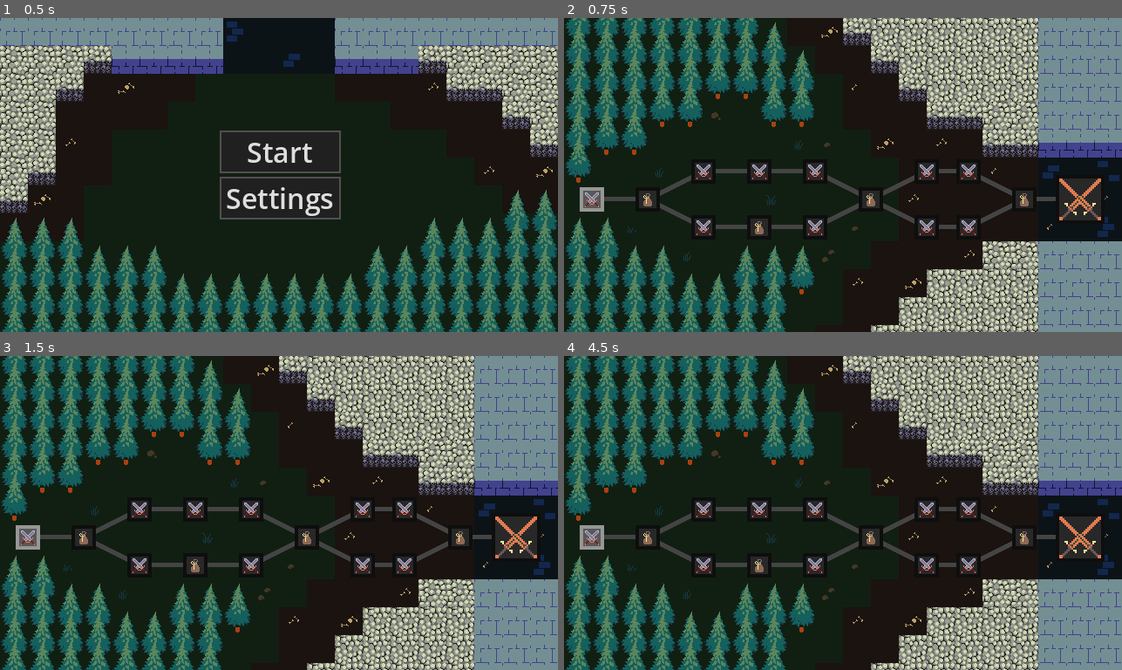
Above: before the commit, frames 1-4 (two rows, left to right).
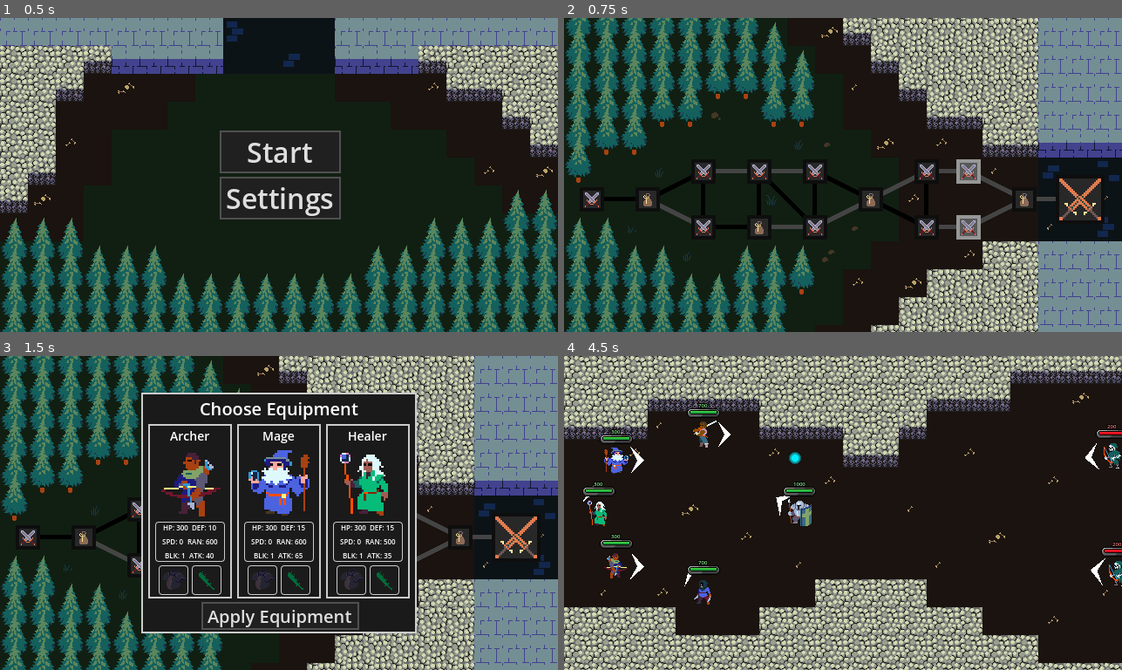
Above: after the commit, the same moments.

Repository: morie197/party_paranoia
Game: Godot game, scene res://main_menu.tscn
Two runs of this game, one before a commit and one after it. Both use one fixed random seed, a clock stepped at 60 frames per second and the inputs below.
Inputs (mouse positions are in pixels of both pictures, inside the frame that each line leads up to):
- Up to frame 1 (0.5 s): no input
- Up to frame 2 (0.75 s): click "Start" at 0.5 s
- Up to frame 3 (1.5 s): tap Enter at 1.25 s; move the mouse to (401, 497) at 1.27 s; press the mouse at (401, 497) at 1.28 s; hold D (right) from 1.28 s (still down)
- Up to frame 4 (4.5 s): right-click (965, 497) at 1.55 s; release D (right) at 2 s; release the mouse at (965, 497) at 2 s; click (843, 616) at 2 s, where only the run after the commit has a clickable "Apply Equipment"; tap Space at 2.75 s; move the mouse to (731, 528) at 2.77 s; hold S (down) 2.78-3.53 s; right-click (731, 528) at 2.85 s; click (731, 528) at 3.05 s; tap Enter at 3.5 s; move the mouse to (898, 443) at 3.52 s; press the mouse at (898, 443) at 3.53 s; hold D (right) 3.53-4.28 s; right-click (898, 443) at 3.8 s; move the mouse to (815, 575) at 4.27 s; release the mouse at (815, 575) at 4.28 s; hold W (up) from 4.28 s (still down); right-click (815, 575) at 4.35 s

Frame 1 is identical in both runs. In frame 2, 1.7% of the frame differs, in the area x 2-75%, y 45-71%; in frame 3, 17%; in frame 4, 60%, in the area x 0-100%, y 0-100%.

Commit message:
[Fix] Enemies only attack in ground range; final boss traitor is unaffected

Diff:
--- a/character_components/general_components/character.gd
+++ b/character_components/general_components/character.gd
@@ -21,6 +21,7 @@
 var is_traitor: bool = false
 var character_role: String = ""
 var character_importantness: float = 1.0
+var was_traitor: bool = false
 
 var gold_given_on_death: float = 0
 
--- a/character_components/general_components/character_pathfinding.gd
+++ b/character_components/general_components/character_pathfinding.gd
@@ -167,23 +167,21 @@
 					if character_to_control.character_block and character_to_control.character_block.currently_blocking and character_to_control.character_block.blocking:
 						character_to_control.character_block.unblock_all_pure()
 
-			if character_to_control.character_attack.can_attack(target_character):
+			if character_to_control.character_attack.can_attack(target_character) and (character_to_control.global_position.x < ally_x_limit or character_to_control.was_traitor):
 				if do_traitoring and randi_range(0, 5) != 3:
 					return
 
 				if (not character_to_control.ally) and character_to_control.support:
-					if character_to_control.global_position.x < ally_x_limit:
-						target_position = character_to_control.global_position
-						is_attacking = true
-					else:
-						is_attacking = false
-				else:
-					is_attacking = true
+					target_position = character_to_control.global_position
+
+				attack_position = target_character.global_position
+				is_attacking = true
+
 			else:
 				attack_position = target_position
 				is_attacking = false
 		if character_to_control.character_special_attack:
-			if character_to_control.character_special_attack.can_attack(target_character):
+			if character_to_control.character_special_attack.can_attack(target_character) and (character_to_control.global_position.x < ally_x_limit or character_to_control.was_traitor):
 				special_attacking = true
 				attack_position = target_character.global_position
 			else:
--- a/managers/battle_manager.gd
+++ b/managers/battle_manager.gd
@@ -373,6 +373,7 @@
 			frontline_allies.erase(traitor)
 		traitor.character_block.unblock_all()
 		traitor.is_traitor = false
+		traitor.was_traitor = true
 		traitor.character_block.get_child(0).queue_free()
 		enemiess.append(traitor)
 		traitor.ally = not traitor.ally
--- a/managers/game_manager.gd
+++ b/managers/game_manager.gd
@@ -49,7 +49,7 @@
 signal scene_changed
 
 func reset_data():
-	current_map_stage = 0
+	current_map_stage = 7
 	current_map_path = 0
 
 	inventory = {}
--- a/projectiles/mage/mage_projectile.gd
+++ b/projectiles/mage/mage_projectile.gd
@@ -80,13 +80,17 @@
 		return
 
 	var character = hit_body as Character
-	if character.ally != shooter.ally:
-		character.damage(projectile_attack_damage, shooter)
-		if debuff != "" and debuff_length > 0:
-			character.apply_debuff(debuff_length, debuff)
-		hits += 1
+
+	if character and shooter:
+		if character.ally != shooter.ally:
+			character.damage(projectile_attack_damage, shooter)
+			if debuff != "" and debuff_length > 0:
+				character.apply_debuff(debuff_length, debuff)
+			hits += 1
+			queue_free()
+		elif healing:
+			character.damage(-projectile_attack_damage, shooter)
+			hits += 1
+			queue_free()
+	else:
 		queue_free()
-	elif healing:
-		character.damage(-projectile_attack_damage, shooter)
-		hits += 1
-		queue_free()
